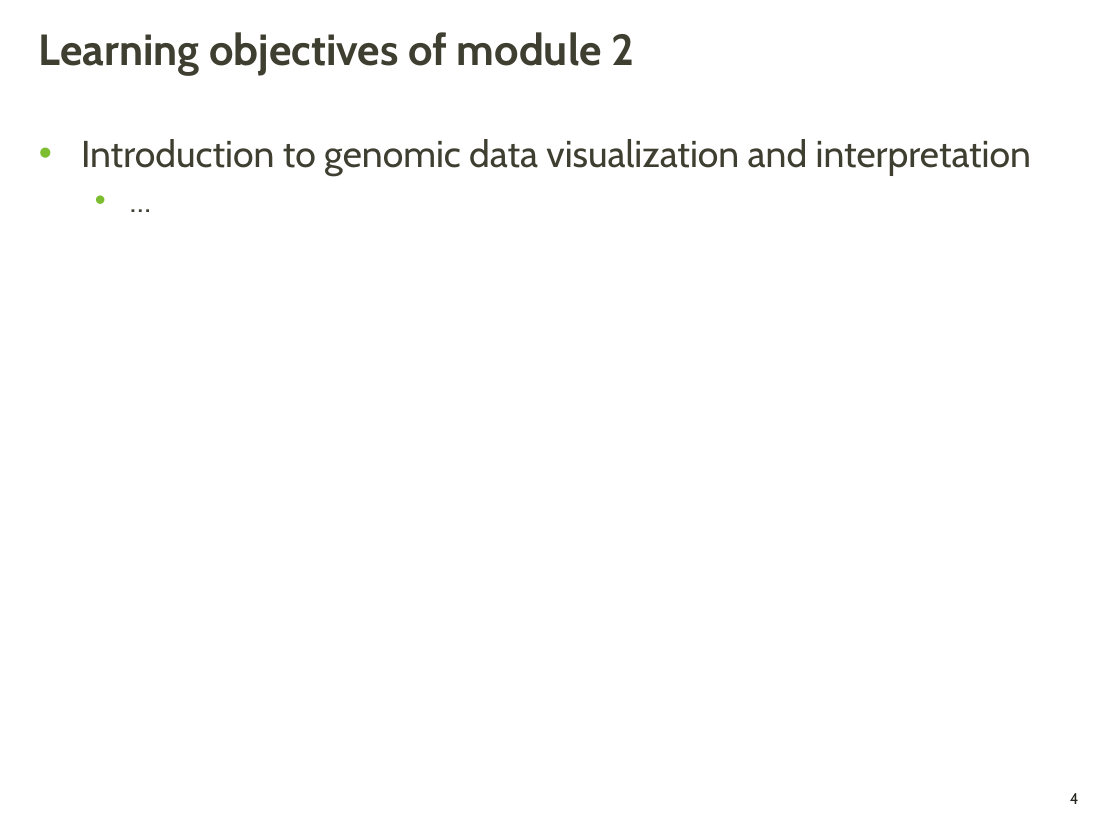
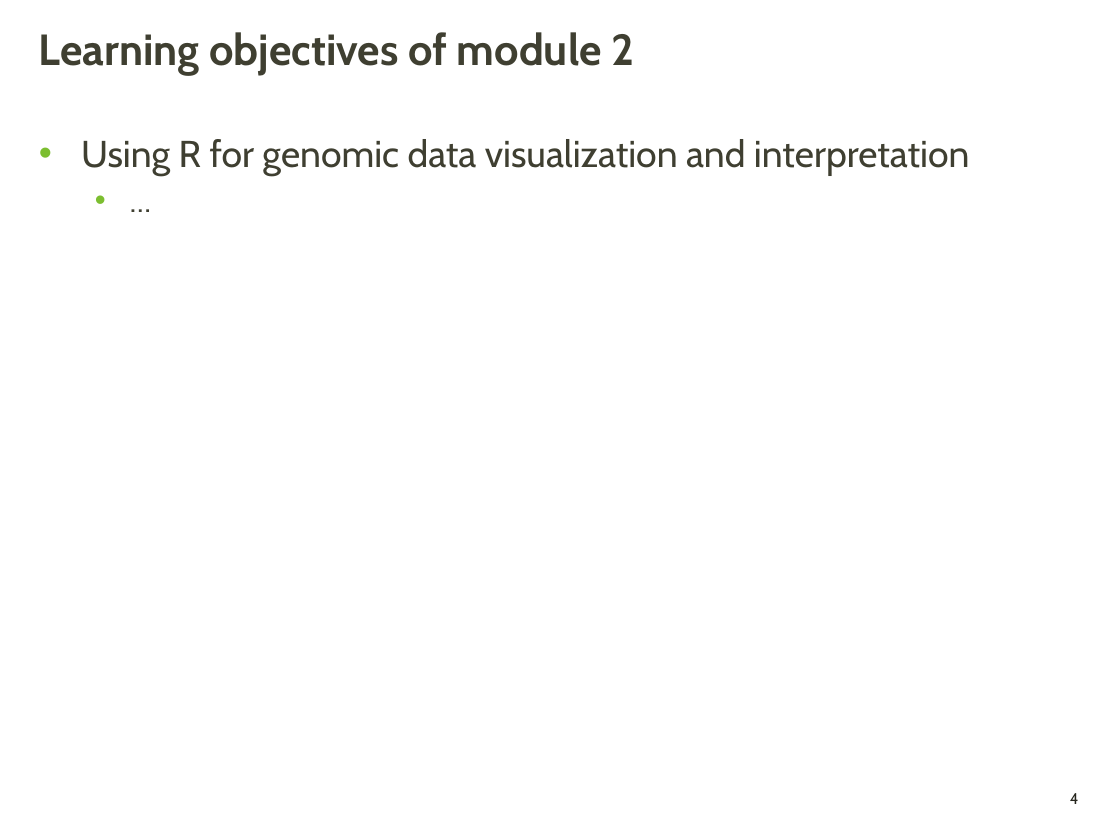
Before and after one commit to griffithlab/genviz.org, a slide deck: slide 4 of lectures/GenViz_Module2_Lecture.pptx. Drawn at 1120x840 pixels with LibreOffice and Linux fonts; fonts in the diff are those of the drawing; background and template pictures are left out. Boxes give left, top, right and bottom in pixels: in the first picture for what was removed or moved away, otherwise in the second. Text is boxed around its words. In the diff, an @@ line names an element or a change of style, - is before the commit and + after.

```diff
--- a/lectures/GenViz_Module2_Lecture.pptx
+++ b/lectures/GenViz_Module2_Lecture.pptx
@@ text at [81,139,969,175]: text changed @@
-• Introduction to genomic data visualization and interpretation
+• Using R for genomic data visualization and interpretation
```
Also in this commit, not shown: 2 other slides changed, 6 other files.
